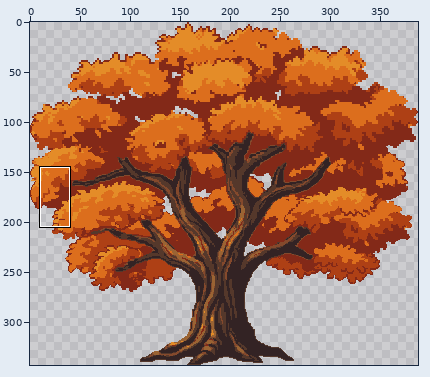
Edited in one commit: pixel-art file (art/source/cp_oak/cp_oak.aseprite). The first picture is a wide view before the edit; the outline marks the close-up.
Close-up. Old version:
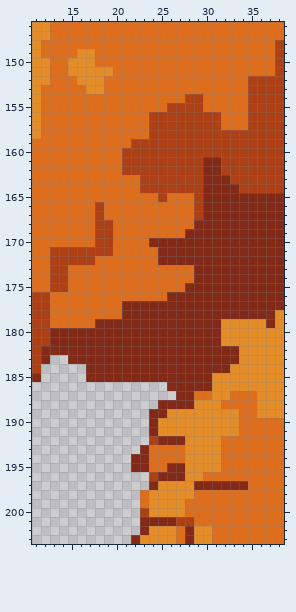
388x343 pixels, 1 frame. Shown: x 11..38, y 146..203. The commit also changed other parts of the picture, which this record leaves out.
The result:
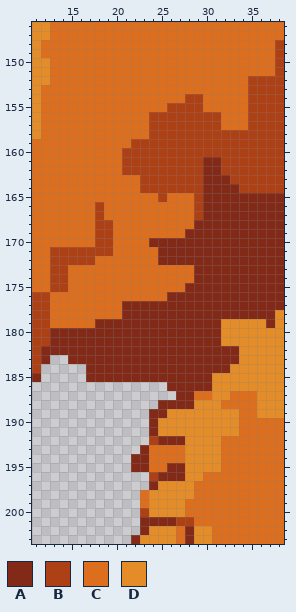
Palette (. is transparent): A #832918  B #ae4015  C #dc6e1d  D #e48c28
Edits made:
@@ x 13..21 @@
 148 CCCCCCCCC
-149 CCCDDCCCC
-150 CCDDDCCCC
-151 CCDDDDDCC
-152 CCCDDDCCC
-153 CCCCDDCCC
+149 CCCCCCCCC
+150 CCCCCCCCC
+151 CCCCCCCCC
+152 CCCCCCCCC
+153 CCCCCCCCC
 154 CCCCCCCCC
@@ x 27..36 @@
 196 ADDCCCCCCC
-197 DDAAAAAACC
+197 DDCCCCCCCC
 198 DDCCCCCCCC
Pixel boxes of the changes (left, top, right, bottom) in both close-ups:
changed: (68, 49, 113, 94)
changed: (194, 481, 248, 490)
